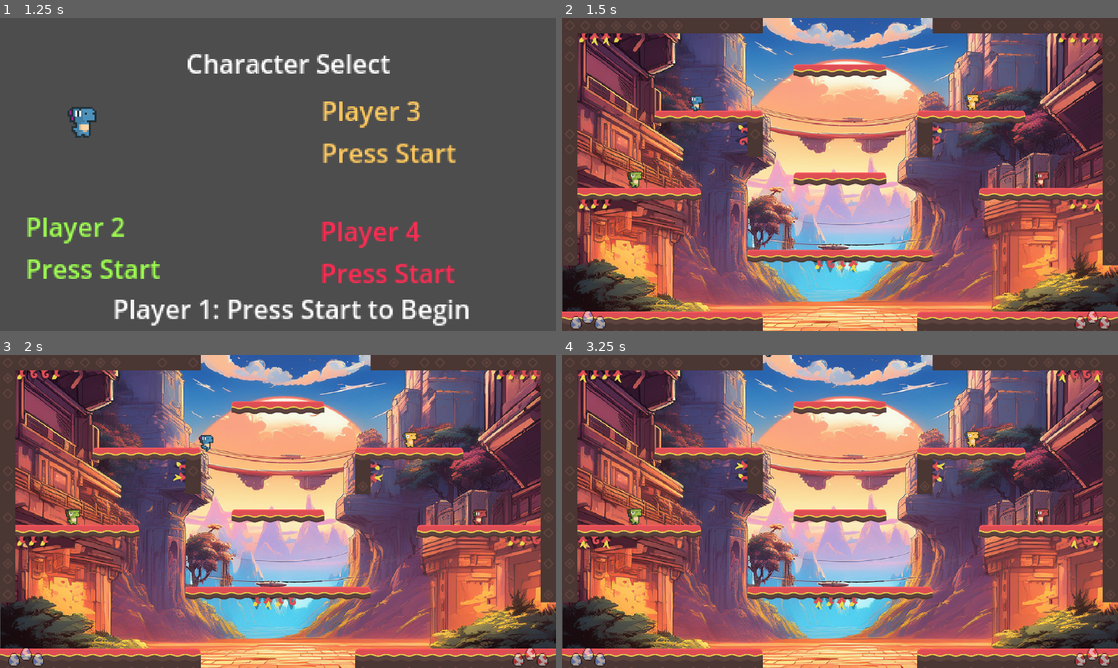
Above: before the commit, frames 1-4 (two rows, left to right).
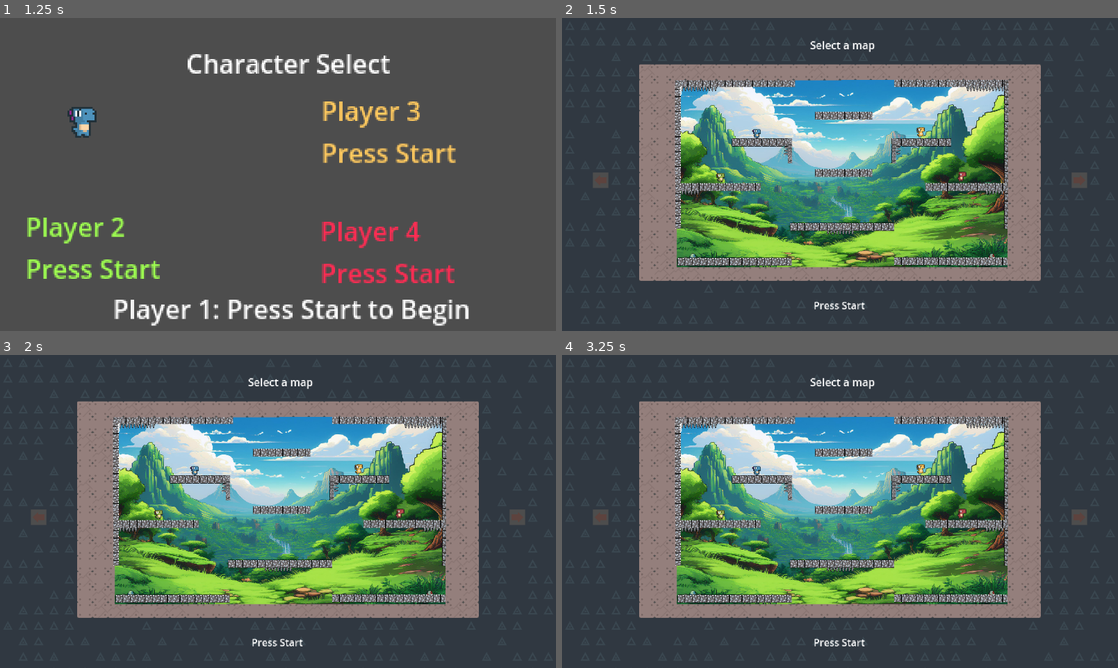
Above: after the commit, the same moments.

Repository: GomaGames/ggj-2025
Game: Godot game, scene res://Scenes/title.tscn
The game is run twice, just before and just after one commit, with the same random seed, the same clock (stepped at 60 frames per second) and the same inputs.
Inputs:
- Up to frame 1 (1.25 s): tap Enter (any_start) at 0.5, 0.6 s; hold D (p1_right) from 0.53 s (still down)
- Up to frame 2 (1.5 s): keep holding D (p1_right); tap Enter (any_start) at 1.25, 1.35 s
- Up to frame 3 (2 s): keep holding D (p1_right)
- Up to frame 4 (3.25 s): tap Enter (any_start) at 2, 2.3, 2.75, 2.85 s; release D (p1_right) at 2.03 s; hold A (p1_left) 2.03-2.78 s; tap Tab (p1_select) at 2.1 s; hold D (p1_right) from 2.78 s (still down)

Frame 1 is identical in both runs. In frame 2, 97% of the frame differs, in the area x 0-100%, y 0-100%; in frame 3, 97%; in frame 4, 97%.

Commit message:
fix(map_select): rapid restart after game resolution

Diff:
--- a/Scenes/map_select.gd
+++ b/Scenes/map_select.gd
@@ -10,6 +10,8 @@
 
 @onready var change_timer:Timer = $"ChangeTimer"
 var change_map_delay_done = true
+
+var initial_delay_done = false
 
 var _selected_map:int = 0
 var selected_map:int:
@@ -39,7 +41,7 @@
 			selected_map = (maps.size() + selected_map + 1) % maps.size()
 
 func _input(event: InputEvent) -> void:
-	if event.is_action_released(&"any_start"):
+	if initial_delay_done && event.is_action_released(&"any_start"):
 		get_tree().change_scene_to_file(&"res://Maps/Map%s.tscn" % (selected_map+1))
 		return
 
@@ -62,3 +64,7 @@
 
 func _on_change_timer_timeout() -> void:
 	change_map_delay_done = true
+
+
+func _on_initial_delay_timer_timeout() -> void:
+	initial_delay_done = true
--- a/Scenes/map_select.tscn
+++ b/Scenes/map_select.tscn
@@ -2320,7 +2320,12 @@
 [node name="ChangeTimer" type="Timer" parent="."]
 wait_time = 0.5
 
+[node name="InitialDelayTimer" type="Timer" parent="."]
+wait_time = 3.0
+autostart = true
+
 [connection signal="timeout" from="ChangeTimer" to="." method="_on_change_timer_timeout"]
+[connection signal="timeout" from="InitialDelayTimer" to="." method="_on_initial_delay_timer_timeout"]
 
 [editable path="Maps/Map1/MapPreview1"]
 [editable path="Maps/Map1/MapPreview1/Players/Player 1"]
--- a/project.godot
+++ b/project.godot
@@ -21,6 +21,7 @@
 
 [display]
 
+window/size/mode=3
 window/size/resizable=false
 window/stretch/mode="viewport"
 
